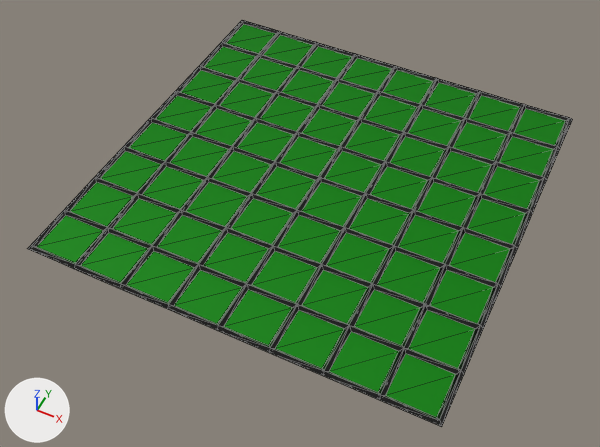
A saved change to the glTF model Models/Board/Board.gltf.
Both versions are drawn from a 50 mm camera at (4.9, -10.69, 11.74) aimed at (-0.06, -0.77, -0.67). Every picture has the same lights, and +X, +Y and +Z are marked at lower left. Mesh edges are drawn as thin lines. Vertices at the same position are counted once.

The first picture shows 'Board'.
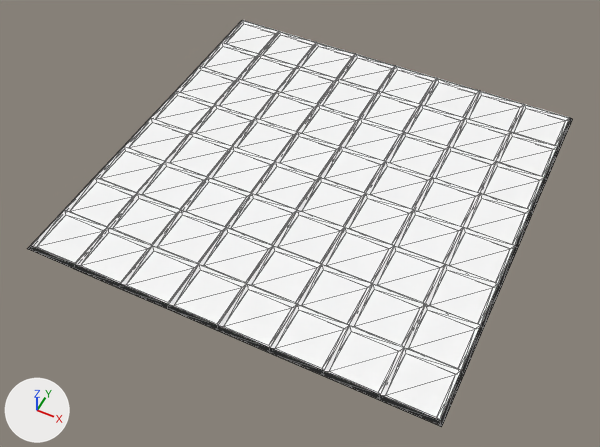
Where the newer file only moved an object's origin or applied its transform, the numbers keep the older frame.

Location of each change, [x1, y1, x2, y2] in pixels of the pictures (600 x 447 px):
'Board', recoloured, surface changed (green to white)
    both: [30, 20, 573, 427]
part 1 of me_grid_004, recoloured
    both: [31, 20, 570, 420]

The change, as a diff of the scene's bpy script:
```diff
--- a/Models/Board/Board.gltf.py
+++ b/Models/Board/Board.gltf.py
@@ mat_boardgreen @@
 mat_boardgreen = principled_material('boardGreen')
-mat_boardgreen.base_color = (0.0, 0.25, 0.0)  # green #008900
-mat_boardgreen.metallic = 0.5
+mat_boardgreen.base_color = (1.0, 1.0, 1.0)  # white #ffffff
+mat_boardgreen.metallic = 1.0
+mat_boardgreen.roughness = 1.0
@@ mat_boardinsidelines @@
+mat_boardinsidelines = principled_material('boardInsideLines')
+mat_boardinsidelines.base_color = (1.0, 1.0, 1.0)  # white #ffffff
+mat_boardinsidelines.metallic = 1.0
+mat_boardinsidelines.roughness = 1.0
@@ mat_boardoutsidelines @@
+mat_boardoutsidelines = principled_material('boardOutsideLines')
+mat_boardoutsidelines.base_color = (0.0, 0.0, 0.0)  # black #000000
@@ me_grid_004 @@
 me_grid_004.from_pydata(...)  # 531 vertices, 1280 faces; spans x -4.06..4.06, y -4.06..4.06, z -0.14..-0.02
 # used by ob_board; location = (0.0, 0.0, 0.0)
+# me_grid_004 part 1: 1024 faces spanning x -4.0..4.0, y -4.0..4.0, z -0.14..-0.02 switch from mat_boardlines (black #000000) to mat_boardinsidelines (white #ffffff)
 me_grid_004.materials.append(mat_boardgreen)
+me_grid_004.materials.append(mat_boardoutsidelines)  # black #000000
```
